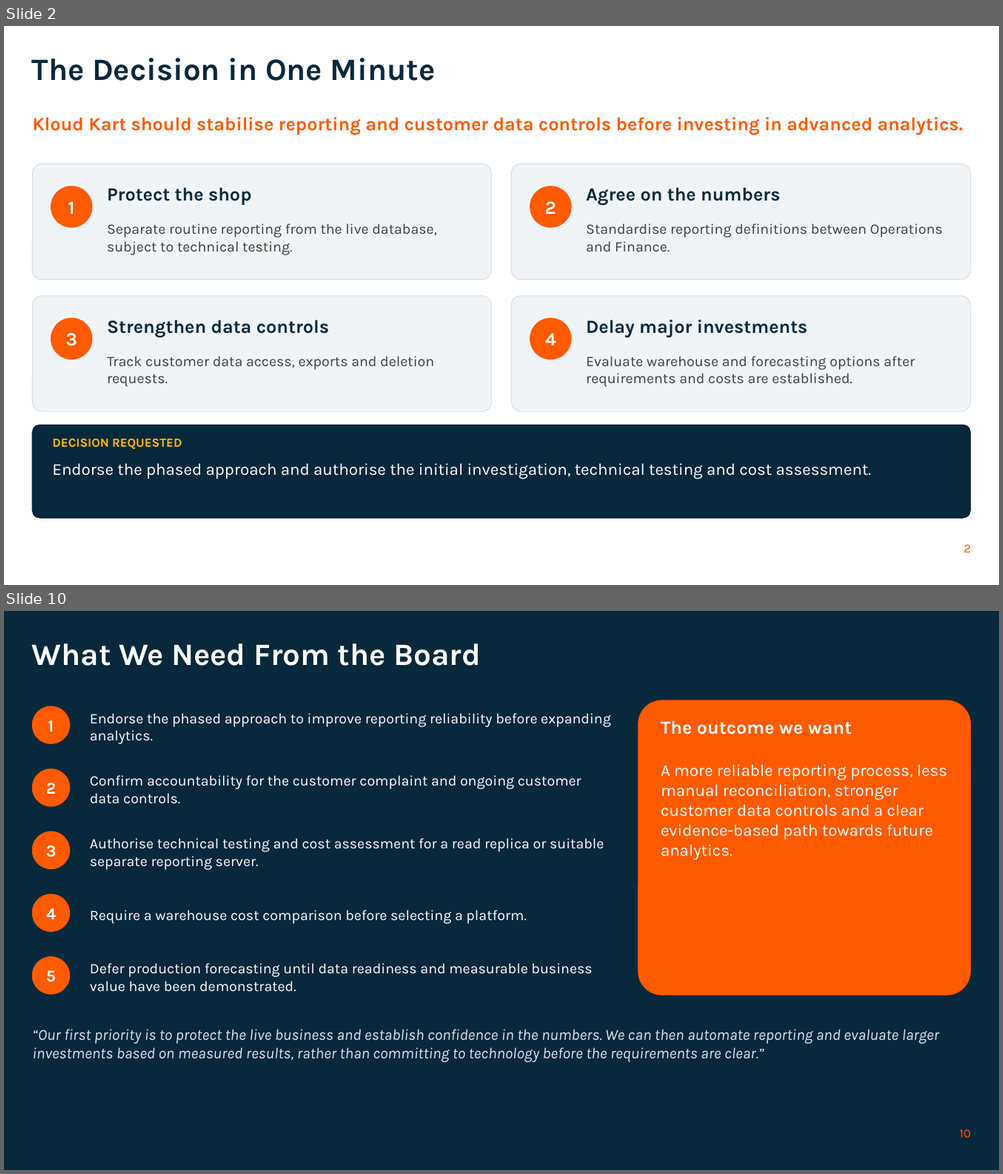
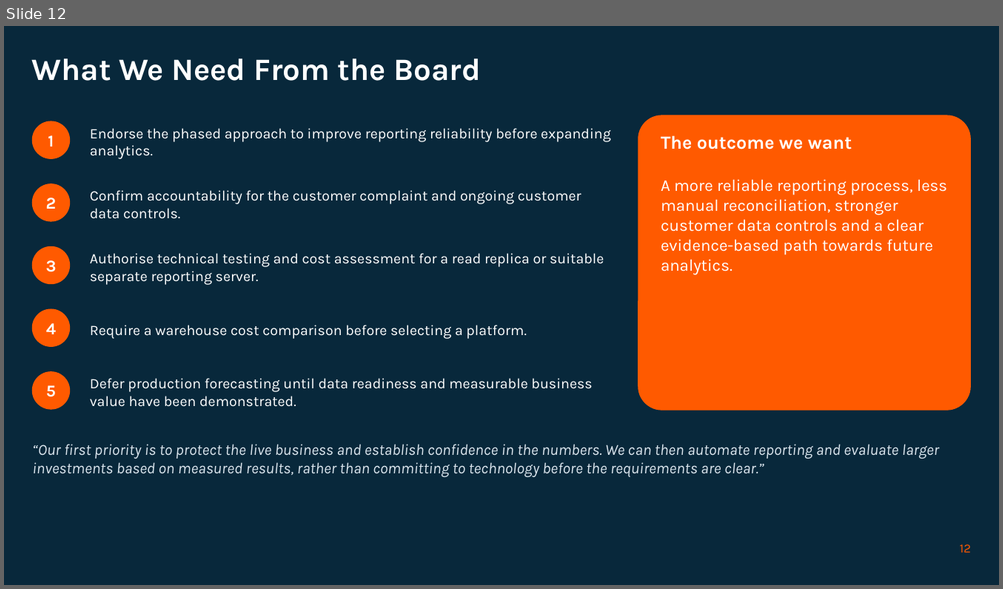
Before and after one commit to 3nochy/kloud-kart-data-engineering-strategy, a slide deck: Kloud-Kart-Board-Presentation.pptx. Shown one above the other, each under a label of ours: slides 2 and 10 before the commit, slide 12 after it; the slides between them are not shown. The pictures are 1003x1174 and 1003x589 pixels, drawn with LibreOffice and Linux fonts; fonts in the diff are those of the drawing; background and template pictures are left out. Boxes give left, top, right and bottom in pixels: in the first picture for what was removed or moved away, otherwise in the second. Text is boxed around its words. In the diff, an @@ line names an element or a change of style, - is before the commit and + after.

```diff
--- a/Kloud-Kart-Board-Presentation.pptx
+++ b/Kloud-Kart-Board-Presentation.pptx
@@ slide 2 removed at (4,26,999,585), background #FFFFFF @@
@@ title removed at (32,58,435,81) @@
-The Decision in One Minute
@@ text removed at (32,117,963,135) @@
-Kloud Kart should stabilise reporting and customer data controls before investing in advanced analytics.
@@ rounded rectangle removed at (32,164,491,280) @@
@@ rounded rectangle removed at (512,164,970,280) @@
@@ ellipse removed at (51,187,92,227) @@
-1
@@ text removed at (107,187,252,205) @@
-Protect the shop
@@ ellipse removed at (530,187,571,227) @@
-2
@@ text removed at (586,187,780,206) @@
-Agree on the numbers
@@ text removed at (107,224,437,255) @@
-Separate routine reporting from the live database, subject to technical testing.
@@ text removed at (586,224,942,252) @@
-Standardise reporting definitions between Operations and Finance.
@@ rounded rectangle removed at (32,296,491,412) @@
@@ rounded rectangle removed at (512,296,970,412) @@
@@ ellipse removed at (51,318,92,360) @@
-3
@@ text removed at (107,320,329,338) @@
-Strengthen data controls
@@ ellipse removed at (530,318,571,360) @@
-4
@@ text removed at (586,320,808,338) @@
-Delay major investments
@@ text removed at (107,356,434,387) @@
-Track customer data access, exports and deletion requests.
@@ text removed at (586,356,914,387) @@
-Evaluate warehouse and forecasting options after requirements and costs are established.
@@ rounded rectangle removed at (32,425,970,518) @@
@@ text removed at (52,439,182,449) @@
-DECISION REQUESTED
@@ text removed at (52,463,871,480) @@
-Endorse the phased approach and authorise the initial investigation, technical testing and cost assessment.
@@ page number removed at (963,545,970,553) @@
-2
@@ what was slide 10 is now slide 12 @@
@@ page number at (959,545,970,553): text changed @@
-10
+12
```
Also in this commit, not shown: 8 slides changed, 4 slides added.
